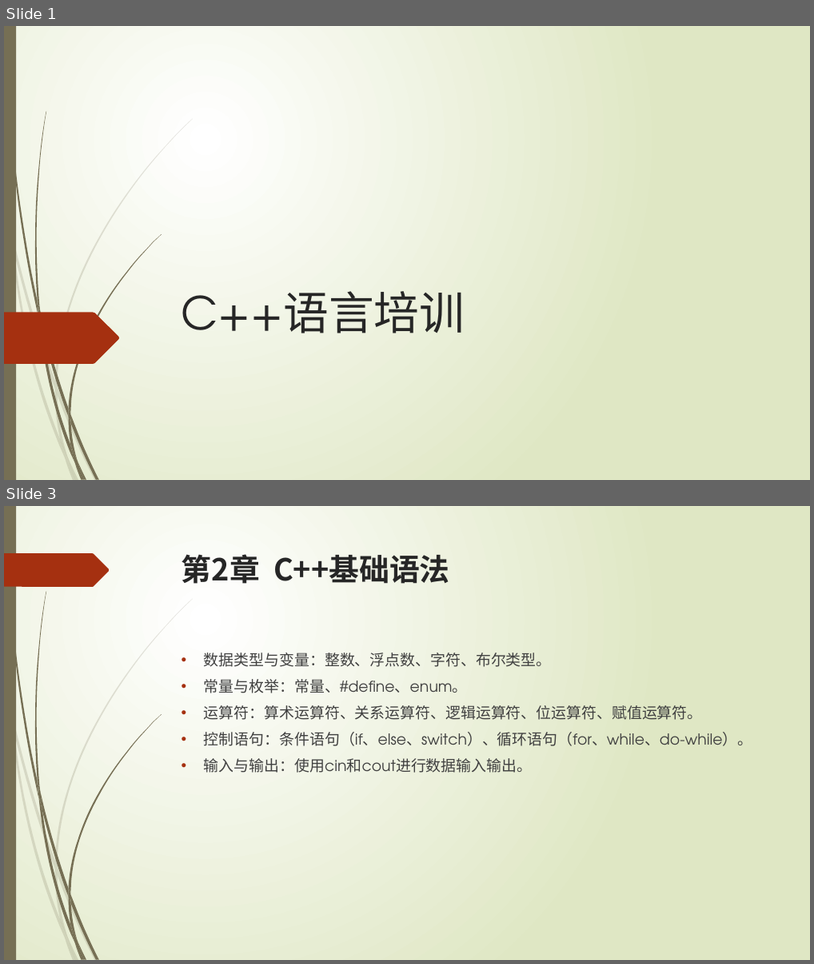
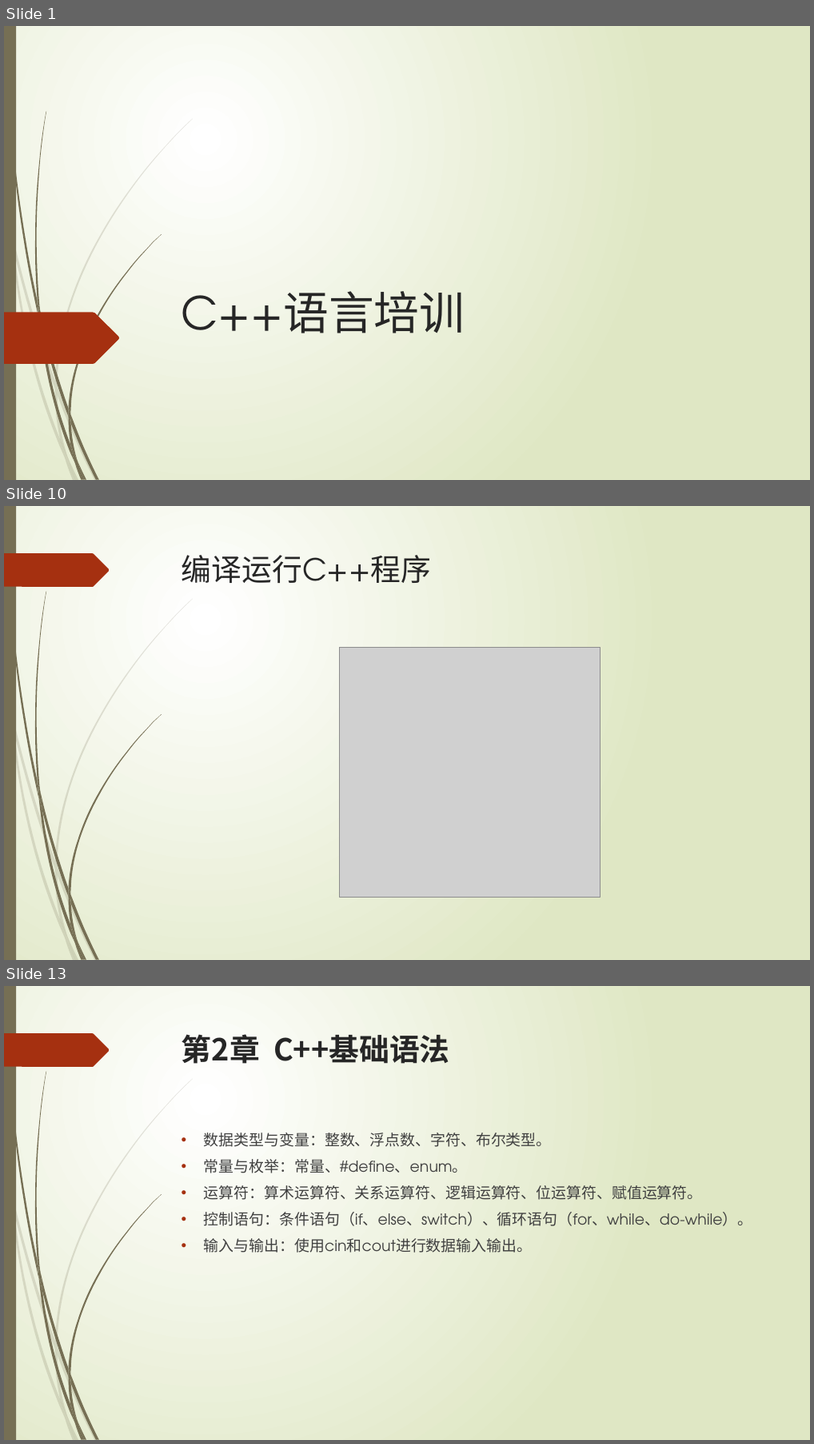
Before and after one commit to liuty2006/learn, a slide deck: learn_cpp/docs/C++语言培训.pptx. Shown one above the other, each under a label of ours: slides 1 and 3 before the commit, slides 1, 10 and 13 after it; the slides between them are not shown. The pictures are 814x964 and 814x1444 pixels, drawn with LibreOffice and Linux fonts; fonts in the diff are those of the drawing; grey boxes stand for pictures. Boxes give left, top, right and bottom in pixels: in the first picture for what was removed or moved away, otherwise in the second. Text is boxed around its words. In the diff, an @@ line names an element or a change of style, - is before the commit and + after.

```diff
--- a/learn_cpp/docs/C++语言培训.pptx
+++ b/learn_cpp/docs/C++语言培训.pptx
@@ slide 10 added at bbox=[4, 506, 810, 960], background gradient #FFFFFF to #DFE8C4; not listed: 24 template elements that a slide beside it also shows @@
@@ title added at bbox=[182, 555, 431, 583], 36 pt, text #262626 @@
+编译运行C++程序
@@ picture added at bbox=[340, 647, 601, 896] @@
@@ what was slide 3 is now slide 13 @@
```
Also in this commit, not shown: 1 slide changed, 9 other slides added, 1 other file.
